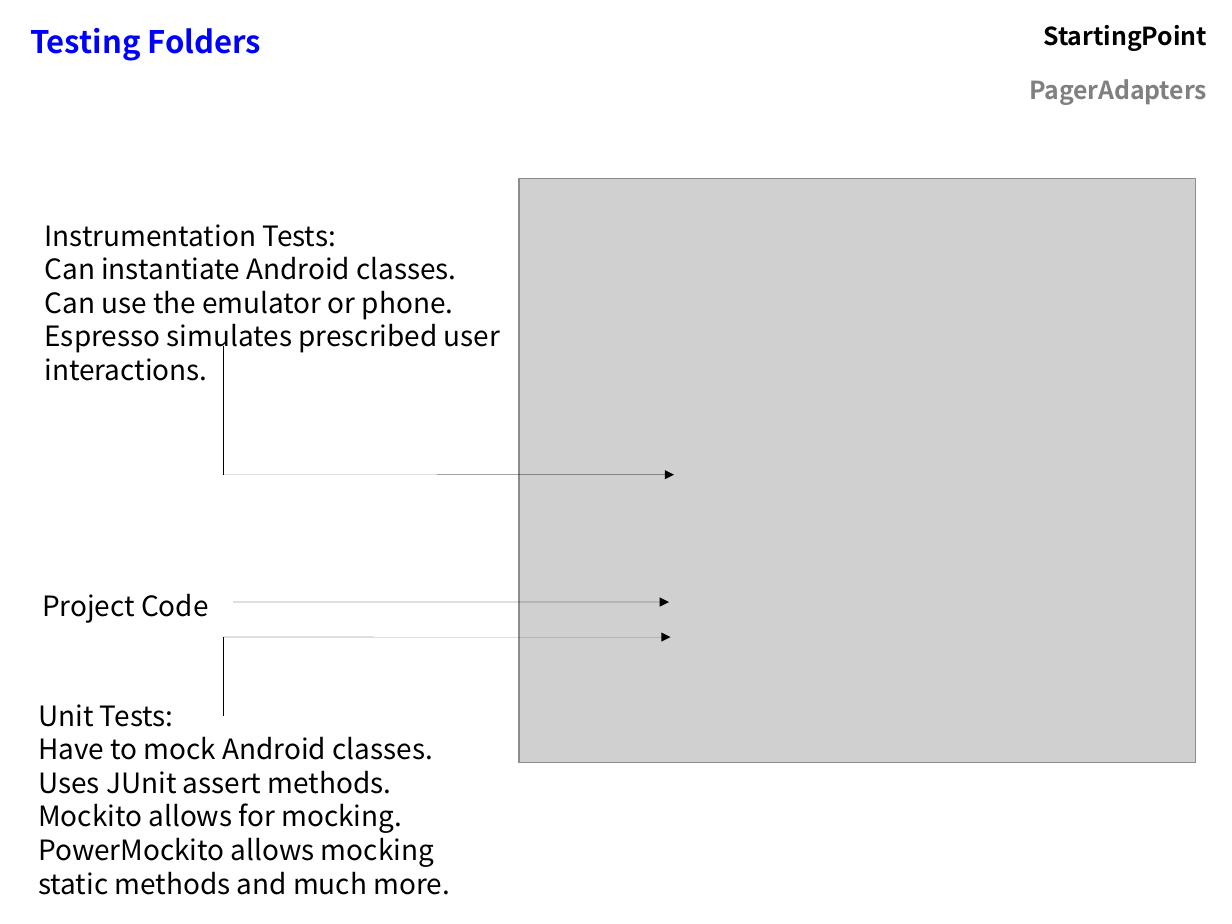
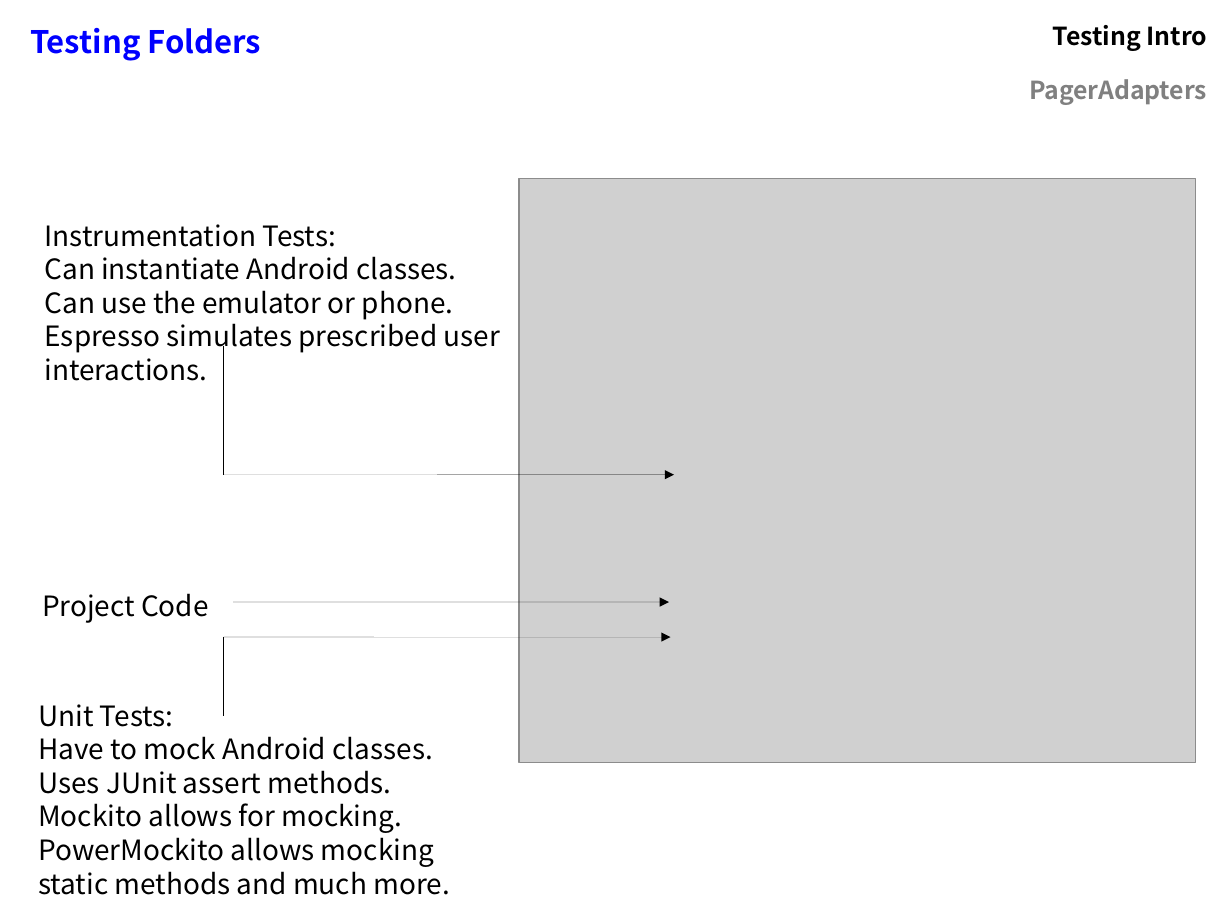
Before and after one commit to flocela/PagerAdaptersHandouts, a slide deck: slide 3 of PagerAdapterPresentation.odp. Drawn at 1232x924 pixels with LibreOffice and Linux fonts; fonts in the diff are those of the drawing; grey boxes stand for pictures. Boxes give left, top, right and bottom in pixels: in the first picture for what was removed or moved away, otherwise in the second. Text is boxed around its words. In the diff, an @@ line names an element or a change of style, - is before the commit and + after.

```diff
--- a/PagerAdapterPresentation.odp
+++ b/PagerAdapterPresentation.odp
@@ table at [19, 11, 1219, 109] @@
-row 1, column 2: StartingPoint
+row 1, column 2: Testing Intro
```
Also in this commit, not shown: 31 other slides changed, 10 slides added, 3 slides removed, 11 other files.
